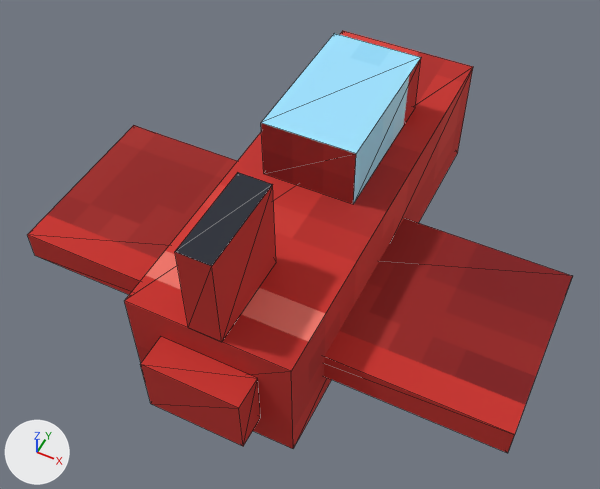
What one commit did to the glTF model public/assets/models/units/fighter_red.glb.
Rendered twice from a 50 mm lens placed at (0.488, -1.011, 1.973), pointed at (0.022, -0.079, 0.808). Every picture has the same lights, and +X, +Y and +Z are marked at lower left. The older version comes first. Mesh edges are drawn as thin lines. Vertices at exactly the same position are counted once.

In view in the first picture: 'body'.
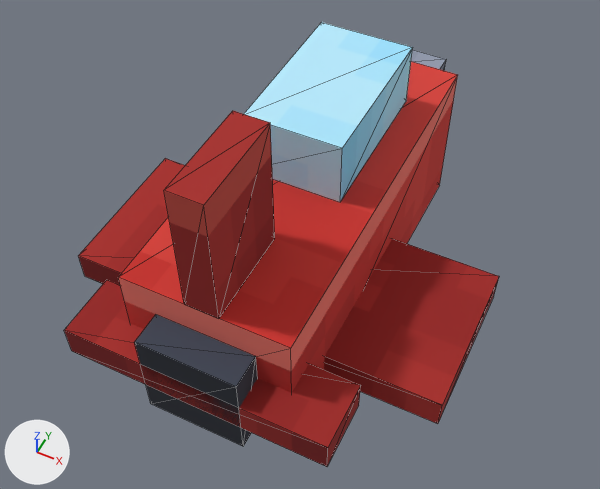
Edits to the scene script, one JSON object a line:
```json
{"block": "me_body_rigid_batch", "where": "# used by ob_body; parent = ob_root; location = (0.0, 0.0, 0.625); rotation_euler = (0.003, -0.00498, 0.0), in degrees (0.2, -0.3, 0)"}
{"op": "remove", "block": "me_body_rigid_batch", "code": "me_body_rigid_batch.from_pydata(...)  # 40 vertices, 54 faces; spans x -0.5..0.5, y -0.438..0.5, z 0.0..0.438"}
{"op": "add", "block": "me_body_rigid_batch", "code": "me_body_rigid_batch.from_pydata(...)  # 56 vertices, 76 faces; spans x -0.375..0.375, y -0.438..0.5, z 0.0..0.562"}
{"block": "me_body_rigid_batch", "change": "me_body_rigid_batch part 1: the loose piece of 8 vertices spanning x -0.094..0.094, y 0.0..0.312, z 0.25..0.375 is moved by (0.0, -0.062, 0.062)"}
{"block": "me_body_rigid_batch", "change": "me_body_rigid_batch part 2: the loose piece of 8 vertices spanning x -0.031..0.031, y -0.375..-0.188, z 0.25..0.438 is scaled about its middle by (1, 1, 1.33), then moved by (0.0, 0.0, 0.094)"}
{"block": "me_body_rigid_batch", "change": "me_body_rigid_batch part 3: a new loose piece, a box spanning x -0.25..0.25, y -0.438..-0.312, z 0.125..0.188, in mat_paint (picture img_paint)"}
{"block": "me_body_rigid_batch", "change": "me_body_rigid_batch part 4: a new loose piece, a box spanning x -0.375..0.375, y -0.25..0.062, z 0.062..0.125, in mat_paint (picture img_paint)"}
{"block": "me_body_rigid_batch", "change": "me_body_rigid_batch part 5: the loose piece of 8 vertices spanning x -0.5..0.5, y -0.25..0.125, z 0.062..0.125 is deleted"}
{"block": "me_body_rigid_batch", "change": "me_body_rigid_batch part 6"}
{"block": "me_body_rigid_batch", "change": "10 vertices are removed from x -0.156..0.156, y -0.438..0.5, z 0.0..0.25"}
{"block": "me_body_rigid_batch", "change": "20 faces are deleted"}
{"block": "me_body_rigid_batch", "change": "18 vertices are added at x -0.156..0.156, y -0.438..0.5, z 0.0..0.312"}
{"block": "me_body_rigid_batch", "change": "30 new faces join them"}
```

Location of each change, [x1, y1, x2, y2] in pixels of the pictures (600 x 489 px; the box of a moved part takes in the faces that stretch with it):
```json
{"object": "body", "change": "reshaped", "before": [27, 31, 573, 453], "after": [64, 22, 499, 467], "on screen": "20% narrower"}
{"part": 1, "of": "me_body_rigid_batch", "change": "moved or reshaped", "before": [261, 33, 421, 204], "after": [244, 22, 412, 202]}
{"part": 2, "of": "me_body_rigid_batch", "change": "moved or reshaped", "before": [175, 172, 276, 342], "after": [164, 111, 275, 319]}
{"part": 3, "of": "me_body_rigid_batch", "change": "added", "after": [64, 280, 361, 467], "on screen": "red"}
{"part": 4, "of": "me_body_rigid_batch", "change": "added", "after": [78, 158, 499, 424], "on screen": "red"}
{"part": 5, "of": "me_body_rigid_batch", "change": "deleted", "before": [27, 125, 573, 453], "on screen": "red"}
{"part": 6, "of": "me_body_rigid_batch", "change": "moved or reshaped", "before": [124, 31, 473, 449], "after": [118, 50, 458, 446]}
```
